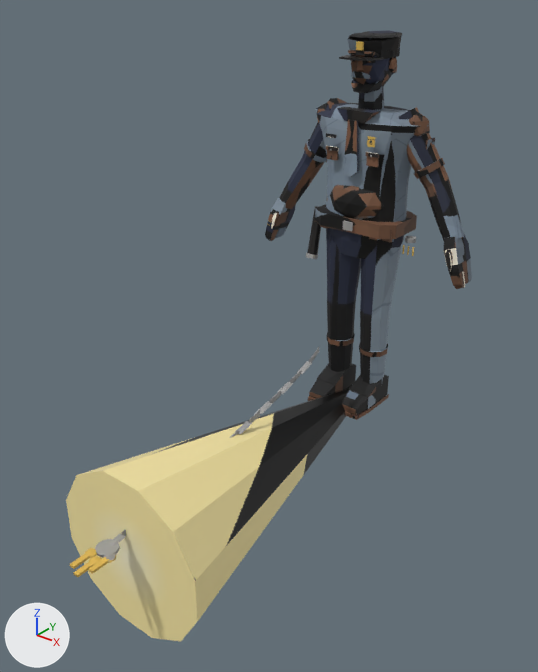
Before and after pictures for a commit that changed the glTF model public/assets/fighters/hollis.glb.
Before and after are seen from a camera (50 mm lens) standing at (2.03, -3.36, 2.26) and looking at (0.08, -0.93, 0.76). Every picture has the same lights, and +X, +Y and +Z are marked at lower left. The picture after the commit comes second. Vertices at exactly the same position are counted once.

The scene before the commit, as lines of its bpy script (objects in view):
```python
me_fx_flashlight_beam = bpy.data.meshes.new('fx_flashlight_beam')
me_fx_flashlight_beam.from_pydata(...)  # a 12-sided cut cone along y (radius 0.42 at the low end, 0.04 at the high end) spanning x -0.41..0.41, y -1.8..0.0, z -0.41..0.41
me_fx_flashlight_beam.materials.append(mat_props)
me_fx_key_ring = bpy.data.meshes.new('fx_key_ring')
me_fx_key_ring.from_pydata(...)  # 210 vertices, 320 faces; spans x -0.06..0.08, y -2.08..-0.4, z 0.11..0.47
me_fx_key_ring.materials.append(mat_props)
me_hollis_body = bpy.data.meshes.new('hollis_body')
me_hollis_body.from_pydata(...)  # 1388 vertices, 2466 faces; spans x -0.63..0.63, y -0.25..0.16, z 0.0..2.01
# faces by material slot: [2202, 264]
me_hollis_body.materials.append(mat_body)
me_hollis_body.materials.append(mat_props)
ob_fx_flashlight_beam = bpy.data.objects.new('fx_flashlight_beam', me_fx_flashlight_beam)
ob_fx_flashlight_beam.location = (0.0, 0.0, 0.0)
ob_fx_key_ring = bpy.data.objects.new('fx_key_ring', me_fx_key_ring)
ob_fx_key_ring.location = (0.0, 0.0, 0.0)
ob_hollis_body_001 = bpy.data.objects.new('hollis_body.001', me_hollis_body)
ob_hollis_body_001.location = (0.0, 0.0, 0.0)
```
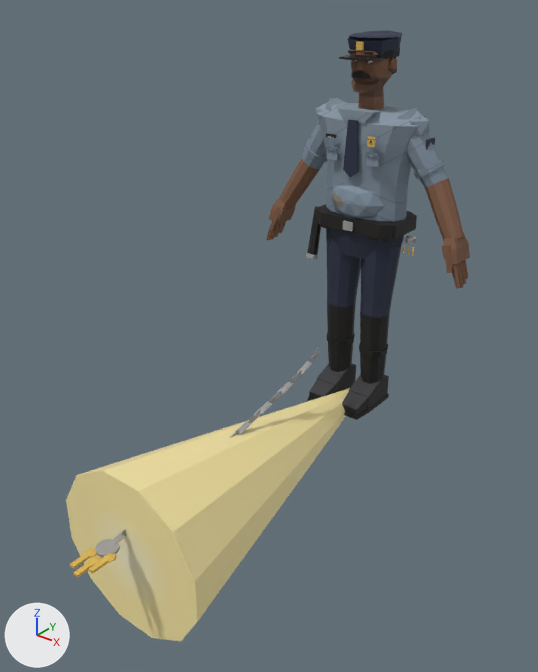
What the commit changed:
me_fx_flashlight_beam has 24 vertices, 44 faces and spans x -0.41..0.41, y -1.8..0.0, z -0.41..0.41.
me_fx_flashlight_beam is used by ob_fx_flashlight_beam; location (0.0, 0.0, 0.0).
me_fx_flashlight_beam part 1: texture (UV) coordinates of 34 of 44 faces, centred in x -0.37..0.37, y -1.8..-0.6, z -0.37..0.37, changed; they spanned u 0.01..0.84, v 0.01..0.92 and now span u 0.01..0.84, v 0.01..0.92.
me_hollis_body is used by ob_hollis_body_001; location (0.0, 0.0, 0.0).
me_hollis_body had 1388 vertices, 2466 faces and spanned x -0.63..0.63, y -0.25..0.16, z 0.0..2.01.
me_hollis_body now has 1636 vertices, 2834 faces and spans x -0.62..0.62, y -0.25..0.16, z 0.0..2.01.
me_hollis_body part 2: the loose piece of 16 vertices spanning x -0.57..-0.52, y -0.1..-0.06, z 0.94..1.05 is rebuilt with 10 vertices and now spans x -0.57..-0.51, y -0.11..-0.04, z 0.97..1.06.
me_hollis_body part 3: the loose piece of 16 vertices spanning x 0.52..0.57, y -0.1..-0.05, z 0.94..1.05 is rebuilt with 10 vertices and now spans x 0.51..0.57, y -0.11..-0.04, z 0.97..1.06.
me_hollis_body part 4: 35 vertices removed from x 0.54..0.63, y -0.09..0.06, z 0.85..1.0; 165 vertices added at x 0.5..0.62, y -0.12..0.06, z 0.85..1.07.
me_hollis_body part 5: 32 vertices removed from x -0.63..-0.54, y -0.09..0.06, z 0.85..1.0; 162 vertices added at x -0.62..-0.5, y -0.12..0.05, z 0.85..1.07.
me_hollis_body part 6: 2036 kept faces spanning x -0.59..0.58, y -0.25..0.16, z 0.0..2.01 get new texture (UV) coordinates.

Pixel boxes [x1, y1, x2, y2] of what changed, in the pictures (538 x 672 px):
'hollis_body.001', reshaped: before [265, 30, 472, 420]; after [266, 30, 470, 420]
part 1 of me_fx_flashlight_beam, surface changed (black to beige): [99, 388, 350, 583] in both
part 2 of me_hollis_body, rebuilt: before [271, 211, 279, 229]; after [272, 208, 280, 223]
part 3 of me_hollis_body, rebuilt: before [446, 250, 453, 272]; after [445, 246, 453, 264]
part 4 of me_hollis_body, cut back: before [444, 243, 472, 289]; after [441, 243, 470, 289]
part 5 of me_hollis_body, cut back: before [265, 220, 290, 241]; after [266, 207, 286, 240]
part 6 of me_hollis_body, surface changed: [269, 30, 468, 420] in both
